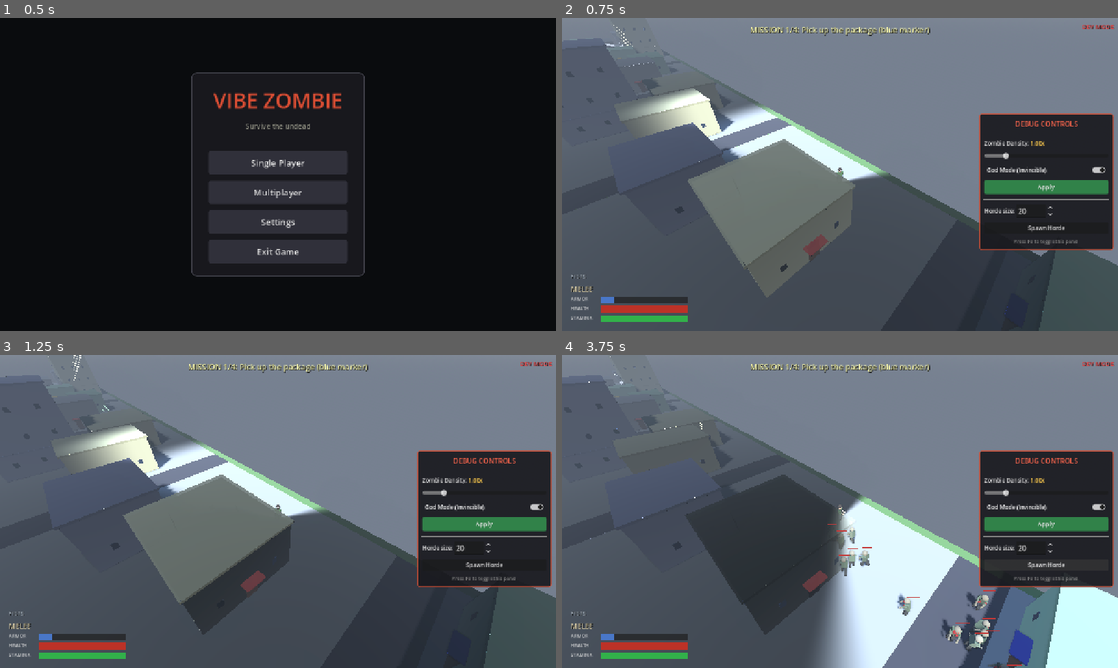
Above: before the commit, frames 1-4 (two rows, left to right).
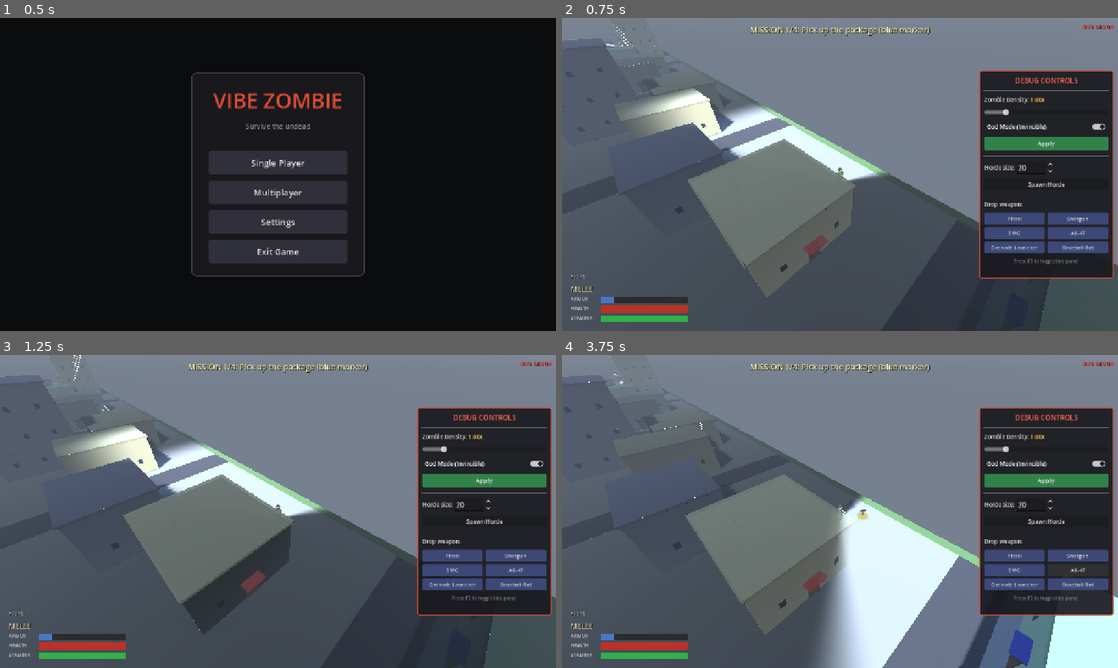
Above: after the commit, the same moments.

Repository: shaoqian2001/vibe-zombie
Game: Godot game, scene res://scenes/TitleMenu.tscn
Two runs of this game, one before a commit and one after it. Both use one fixed random seed, a clock stepped at 60 frames per second and the inputs below.
Inputs (mouse positions are in pixels of both pictures, inside the frame that each line leads up to):
- Up to frame 1 (0.5 s): no input
- Up to frame 2 (0.75 s): click "Single Player" at 0.5 s
- Up to frame 3 (1.25 s): no input
- Up to frame 4 (3.75 s): click (1012, 555) at 1.25 s, where only the run after the commit has a clickable "Pistol"; click (1079, 555) at 2 s, where only the run after the commit has a clickable "Shotgun"; click (1012, 570) at 2.75 s, where only the run after the commit has a clickable "SMG"; click (1079, 570) at 3.5 s, where only the run after the commit has a clickable "AK-47"

Frame 1 is identical in both runs. In frame 2, 11% of the frame differs, in the area x 75-100%, y 16-84%; in frame 3, 11%; in frame 4, 20%, in the area x 22-100%, y 16-100%.

Commit message:
Add AK-47 weapon and debug-panel weapon spawner
- New fully-automatic AK-47: stats in weapon_data, a procedural held model
  (wooden stock/forend, curved banana mag, long barrel), a matching pickup
  model and glow, a rifle hold pose, and a dedicated punchy gunshot sound.
  Added to the world's random pickup pool.
- Debug panel: a 'Drop weapon' button grid (one per weapon). Clicking drops
  that weapon as a pickup just in front of the player to grab and test,
  reusing the existing networked pickup spawn path. Panel height expanded to
  fit the new controls.

https://claude.ai/code/session_011cukiZnHqy28sYRBykR51V

Diff:
--- a/scripts/debug_panel.gd
+++ b/scripts/debug_panel.gd
@@ -7,6 +7,17 @@
 signal density_changed(multiplier: float)
 signal god_mode_changed(enabled: bool)
 signal spawn_horde_requested(count: int)
+signal spawn_weapon_requested(weapon_name: String)
+
+# Weapons offered as one-click spawn buttons (internal name -> button label).
+const SPAWNABLE_WEAPONS := [
+	["pistol", "Pistol"],
+	["shotgun", "Shotgun"],
+	["smg", "SMG"],
+	["ak47", "AK-47"],
+	["grenade_launcher", "Grenade Launcher"],
+	["bat", "Baseball Bat"],
+]
 
 var _panel: PanelContainer
 var _density_slider: HSlider
@@ -44,8 +55,8 @@
 	_panel.anchor_bottom = 0.5
 	_panel.offset_left = -320
 	_panel.offset_right = -10
-	_panel.offset_top = -140
-	_panel.offset_bottom = 140
+	_panel.offset_top = -240
+	_panel.offset_bottom = 240
 
 	var style := StyleBoxFlat.new()
 	style.bg_color = Color(0.1, 0.1, 0.12, 0.92)
@@ -142,6 +153,38 @@
 	spawn_btn.pressed.connect(_on_spawn_horde)
 	vbox.add_child(spawn_btn)
 
+	# Separator
+	var sep3 := HSeparator.new()
+	vbox.add_child(sep3)
+
+	# Weapon spawner — one button per weapon. Clicking drops that weapon as a
+	# pickup next to the player so it can be grabbed and tested immediately.
+	var weapon_label := Label.new()
+	weapon_label.text = "Drop weapon:"
+	weapon_label.add_theme_font_size_override("font_size", 13)
+	weapon_label.add_theme_color_override("font_color", Color(0.85, 0.85, 0.85))
+	vbox.add_child(weapon_label)
+
+	var weapon_grid := GridContainer.new()
+	weapon_grid.columns = 2
+	weapon_grid.add_theme_constant_override("h_separation", 6)
+	weapon_grid.add_theme_constant_override("v_separation", 6)
+	vbox.add_child(weapon_grid)
+
+	var weapon_style := StyleBoxFlat.new()
+	weapon_style.bg_color = Color(0.25, 0.3, 0.5, 0.9)
+	weapon_style.set_corner_radius_all(4)
+	weapon_style.set_content_margin_all(5)
+	for entry in SPAWNABLE_WEAPONS:
+		var weapon_name: String = entry[0]
+		var btn := Button.new()
+		btn.text = entry[1]
+		btn.add_theme_font_size_override("font_size", 12)
+		btn.size_flags_horizontal = Control.SIZE_EXPAND_FILL
+		btn.add_theme_stylebox_override("normal", weapon_style)
+		btn.pressed.connect(_on_spawn_weapon.bind(weapon_name))
+		weapon_grid.add_child(btn)
+
 	# Hint
 	var hint := Label.new()
 	hint.text = "Press F3 to toggle this panel"
@@ -169,3 +212,6 @@
 func _on_spawn_horde() -> void:
 	var count: int = int(_horde_spin.value)
 	spawn_horde_requested.emit(count)
+
+func _on_spawn_weapon(weapon_name: String) -> void:
+	spawn_weapon_requested.emit(weapon_name)
--- a/scripts/main.gd
+++ b/scripts/main.gd
@@ -571,7 +571,7 @@
 	var total := ENEMY_CELL_SIZE * nb
 	var grid_origin := -total * 0.5
 	var placed_positions: Array[Vector3] = []
-	var weapon_types := ["pistol", "shotgun", "smg", "grenade_launcher", "bat"]
+	var weapon_types := ["pistol", "shotgun", "smg", "ak47", "grenade_launcher", "bat"]
 
 	var pickup_count := int(WEAPON_PICKUPS_PER_BLOCK * nb * nb)
 
@@ -771,6 +771,7 @@
 	_debug_panel.density_changed.connect(_on_debug_density_changed)
 	_debug_panel.god_mode_changed.connect(_on_debug_god_mode_changed)
 	_debug_panel.spawn_horde_requested.connect(_on_debug_spawn_horde)
+	_debug_panel.spawn_weapon_requested.connect(_on_debug_spawn_weapon)
 
 func _on_debug_density_changed(multiplier: float) -> void:
 	if _mission_system:
@@ -782,6 +783,26 @@
 func _on_debug_spawn_horde(count: int) -> void:
 	if _mission_system:
 		_mission_system.spawn_horde_at(player.global_position + Vector3(10, 0, 10), count)
+
+## Debug: drop a weapon pickup just in front of the player so it can be grabbed
+## and tested. Reuses the same networked pickup spawn path as world generation.
+func _on_debug_spawn_weapon(weapon_name: String) -> void:
+	if player == null:
+		return
+	# Place it a couple of metres ahead — beyond the pickup's collect radius so
+	# it lands on the ground rather than being auto-collected on spawn.
+	var fwd := player.global_transform.basis.z
+	fwd.y = 0.0
+	if fwd.length() < 0.01:
+		fwd = Vector3.FORWARD
+	var pos := player.global_position + fwd.normalized() * 2.5
+	pos.y = 0.0
+
+	var pickup_id := _next_pickup_id
+	_next_pickup_id += 1
+	if _is_mp:
+		rpc("_remote_spawn_pickup", pickup_id, weapon_name, pos)
+	_remote_spawn_pickup(pickup_id, weapon_name, pos)
 
 # ------------------------------------------------------------------
 # Game Over / Win overlay
--- a/scripts/player.gd
+++ b/scripts/player.gd
@@ -52,6 +52,7 @@
 var _pistol_node: Node3D = null
 var _shotgun_node: Node3D = null
 var _smg_node: Node3D = null
+var _ak47_node: Node3D = null
 var _grenade_launcher_node: Node3D = null
 var _bat_node: Node3D = null
 
@@ -253,6 +254,14 @@
 		"right": { "mode": "ik" },
 		"kick_pitch": 8.0, "kick_elbow": -3.0, "kick_duration": 0.10,
 	},
+	"ak47": {
+		# Rifle carry — same braced left grip / IK right hand as the SMG and
+		# shotgun, but with a slightly stiffer kick to read as a heavier full
+		# auto than the SMG without the shotgun's big shoulder rock.
+		"left":  { "shoulder_pitch": -13.0, "shoulder_yaw":  11.0, "elbow_bend": -95.0, "mode": "braced" },
+		"right": { "mode": "ik" },
+		"kick_pitch": 11.0, "kick_elbow": -4.0, "kick_duration": 0.12,
+	},
 	"shotgun": {
 		# Shoulder-mount but tucked — left grip near the chest with a deep
 		# elbow flex, right hand IK'd onto the forend. Pulling the wrist
@@ -748,11 +757,13 @@
 	_build_pistol()
 	_build_shotgun()
 	_build_smg()
+	_build_ak47()
 	_build_grenade_launcher()
 	_build_bat()
 	_pistol_node.visible = false
 	_shotgun_node.visible = false
 	_smg_node.visible = false
+	_ak47_node.visible = false
 	_grenade_launcher_node.visible = false
 	_bat_node.visible = false
 	# Only the local (input-owning) player needs an aim line.
@@ -836,6 +847,7 @@
 func _gun_sound_name() -> String:
 	match _current_weapon:
 		"smg": return "gun_smg"
+		"ak47": return "gun_ak47"
 		"shotgun": return "gun_shotgun"
 		"grenade_launcher": return "gun_grenade"
 		_: return "gun_pistol"
@@ -979,6 +991,7 @@
 	_pistol_node.visible = (_current_weapon == "pistol")
 	_shotgun_node.visible = (_current_weapon == "shotgun")
 	_smg_node.visible = (_current_weapon == "smg")
+	_ak47_node.visible = (_current_weapon == "ak47")
 	_grenade_launcher_node.visible = (_current_weapon == "grenade_launcher")
 	_bat_node.visible = (_current_weapon == "bat")
 
@@ -1220,6 +1233,88 @@
 	_smg_node.add_child(barrel)
 
 # ------------------------------------------------------------------
+# AK-47 model — longer than the SMG, with a wooden stock/forend, a
+# distinctive curved (banana) magazine and a long barrel.
+# ------------------------------------------------------------------
+
+func _build_ak47() -> void:
+	_ak47_node = Node3D.new()
+	_ak47_node.name = "AK47"
+	_ak47_node.position = Vector3(0.0, 0.07, 0.02)
+	_ak47_node.scale = Vector3.ONE * 1.35
+	_attach_weapon(_ak47_node)
+
+	# Steel receiver
+	var body_mat := StandardMaterial3D.new()
+	body_mat.albedo_color = Color(0.18, 0.18, 0.20, 1)
+	var body_mesh := BoxMesh.new()
+	body_mesh.size = Vector3(0.07, 0.11, 0.34)
+	body_mesh.material = body_mat
+	var body_mi := MeshInstance3D.new()
+	body_mi.mesh = body_mesh
+	body_mi.position = Vector3(0.0, 0.02, 0.04)
+	_ak47_node.add_child(body_mi)
+
+	# Wooden forend (front handguard)
+	var wood_mat := StandardMaterial3D.new()
+	wood_mat.albedo_color = Color(0.42, 0.27, 0.13, 1)
+	var forend_mesh := BoxMesh.new()
+	forend_mesh.size = Vector3(0.07, 0.08, 0.16)
+	forend_mesh.material = wood_mat
+	var forend := MeshInstance3D.new()
+	forend.mesh = forend_mesh
+	forend.position = Vector3(0.0, 0.01, 0.20)
+	_ak47_node.add_child(forend)
+
+	# Wooden stock (rear)
+	var stock_mesh := BoxMesh.new()
+	stock_mesh.size = Vector3(0.06, 0.10, 0.18)
+	stock_mesh.material = wood_mat
+	var stock := MeshInstance3D.new()
+	stock.mesh = stock_mesh
+	stock.position = Vector3(0.0, 0.0, -0.20)
+	_ak47_node.add_child(stock)
+
+	# Pistol grip
+	var grip_mat := StandardMaterial3D.new()
+	grip_mat.albedo_color = Color(0.12, 0.12, 0.12, 1)
+	var grip_mesh := BoxMesh.new()
+	grip_mesh.size = Vector3(0.06, 0.14, 0.07)
+	grip_mesh.material = grip_mat
+	var grip := MeshInstance3D.new()
+	grip.mesh = grip_mesh
+	grip.position = Vector3(0.0, -0.08, -0.06)
+	_ak47_node.add_child(grip)
+
+	# Curved "banana" magazine — three tilted segments stepping forward and
+	# down so the silhouette reads as the AK's signature curve.
+	var mag_mat := StandardMaterial3D.new()
+	mag_mat.albedo_color = Color(0.20, 0.16, 0.10, 1)
+	for i in range(3):
+		var seg_mesh := BoxMesh.new()
+		seg_mesh.size = Vector3(0.05, 0.09, 0.06)
+		seg_mesh.material = mag_mat
+		var seg := MeshInstance3D.new()
+		seg.mesh = seg_mesh
+		seg.position = Vector3(0.0, -0.10 - i * 0.06, 0.06 + i * 0.03)
+		seg.rotation_degrees = Vector3(-18.0 * (i + 1), 0, 0)
+		_ak47_node.add_child(seg)
+
+	# Long barrel
+	var barrel_mat := StandardMaterial3D.new()
+	barrel_mat.albedo_color = Color(0.10, 0.10, 0.10, 1)
+	var barrel_mesh := CylinderMesh.new()
+	barrel_mesh.top_radius = 0.02
+	barrel_mesh.bottom_radius = 0.022
+	barrel_mesh.height = 0.16
+	barrel_mesh.material = barrel_mat
+	var barrel := MeshInstance3D.new()
+	barrel.mesh = barrel_mesh
+	barrel.position = Vector3(0.0, 0.04, 0.34)
+	barrel.rotation_degrees = Vector3(90, 0, 0)
+	_ak47_node.add_child(barrel)
+
+# ------------------------------------------------------------------
 # Grenade Launcher model
 # ------------------------------------------------------------------
 
@@ -1393,6 +1488,7 @@
 		"pistol": weapon_node = _pistol_node
 		"shotgun": weapon_node = _shotgun_node
 		"smg": weapon_node = _smg_node
+		"ak47": weapon_node = _ak47_node
 		"grenade_launcher": weapon_node = _grenade_launcher_node
 		"bat": weapon_node = _bat_node
 
@@ -1404,6 +1500,8 @@
 			return weapon_node.global_transform * Vector3(0.0, 0.02, 0.34)
 		"smg":
 			return weapon_node.global_transform * Vector3(0.0, 0.04, 0.22)
+		"ak47":
+			return weapon_node.global_transform * Vector3(0.0, 0.04, 0.30)
 		"grenade_launcher":
 			return weapon_node.global_transform * Vector3(0.0, 0.04, 0.24)
 		"bat":
@@ -1556,7 +1654,11 @@
 	var hit_mode: String = _weapon_stats.get("hit_mode", "single")
 	# Gunfire sound (melee weapons handle their own whoosh in _melee_strike).
 	if hit_mode != "melee":
-		var gun_vol := -8.0 if _current_weapon == "smg" else -3.0
+		var gun_vol := -3.0
+		if _current_weapon == "smg":
+			gun_vol = -8.0
+		elif _current_weapon == "ak47":
+			gun_vol = -5.0
 		_emit_player_sound(_gun_sound_name(), randf_range(0.95, 1.05), gun_vol)
 	match hit_mode:
 		"pellet":
@@ -2275,6 +2377,7 @@
 		"pistol": return _pistol_node
 		"shotgun": return _shotgun_node
 		"smg": return _smg_node
+		"ak47": return _ak47_node
 		"grenade_launcher": return _grenade_launcher_node
 		"bat": return _bat_node
 	return null
--- a/scripts/sound_manager.gd
+++ b/scripts/sound_manager.gd
@@ -108,6 +108,7 @@
 	# Gunfire — one timbre per weapon class.
 	_cache["gun_pistol"]  = _make_gunshot(0.20, 110.0, 0.70, 42.0, 13.0)
 	_cache["gun_smg"]     = _make_gunshot(0.11, 135.0, 0.62, 60.0, 20.0)
+	_cache["gun_ak47"]    = _make_gunshot(0.17, 95.0,  0.78, 34.0, 13.0)
 	_cache["gun_shotgun"] = _make_gunshot(0.38, 70.0,  0.95, 16.0, 8.5)
 	_cache["gun_grenade"] = _make_gunshot(0.34, 55.0,  0.55, 14.0, 7.0)
 	_cache["dry_fire"]    = _make_dry_fire()
--- a/scripts/weapon_data.gd
+++ b/scripts/weapon_data.gd
@@ -87,6 +87,27 @@
 		# Front of the body where the off-hand wraps the rail.
 		"off_hand_anchor": Vector3(0.0, 0.02, 0.06),
 	},
+	"ak47": {
+		# Fully automatic battle rifle — higher damage and range than the SMG
+		# with a slower cyclic rate and a heavier per-shot kick. Holding the
+		# trigger empties the 30-round mag in a controllable burst.
+		"damage": 12.0,
+		"range": 45.0,
+		"magazine_size": 30,
+		"fire_rate": 8.5,
+		"reload_time": 2.4,
+		"spread": 2.5,
+		"bullet_speed": INF,
+		"tracer_color": Color(1.0, 0.8, 0.35, 0.8),
+		"automatic": true,
+		"hit_mode": "single",
+		"hit_tolerance": 1.0,
+		"knockback": 0.4,
+		"recoil": 0.12,  # per shot — accumulates with sustained fire
+		"two_handed": true,
+		# Off-hand wraps the wooden forend ahead of the magazine.
+		"off_hand_anchor": Vector3(0.0, 0.02, 0.10),
+	},
 	"grenade_launcher": {
 		"damage": 30.0,
 		"range": 25.0,
--- a/scripts/weapon_pickup.gd
+++ b/scripts/weapon_pickup.gd
@@ -87,6 +87,7 @@
 		"pistol": _build_pistol_model()
 		"shotgun": _build_shotgun_model()
 		"smg": _build_smg_model()
+		"ak47": _build_ak47_model()
 		"grenade_launcher": _build_grenade_launcher_model()
 		"bat": _build_bat_model()
 
@@ -191,6 +192,53 @@
 	mag.position = Vector3(0.0, -0.10, 0.06)
 	_model.add_child(mag)
 
+func _build_ak47_model() -> void:
+	var body_mat := StandardMaterial3D.new()
+	body_mat.albedo_color = Color(0.18, 0.18, 0.20, 1)
+	var body_mesh := BoxMesh.new()
+	body_mesh.size = Vector3(0.09, 0.13, 0.40)
+	body_mesh.material = body_mat
+	var body_mi := MeshInstance3D.new()
+	body_mi.mesh = body_mesh
+	body_mi.position = Vector3(0.0, 0.04, 0.04)
+	_model.add_child(body_mi)
+
+	var wood_mat := StandardMaterial3D.new()
+	wood_mat.albedo_color = Color(0.42, 0.27, 0.13, 1)
+	var forend_mesh := BoxMesh.new()
+	forend_mesh.size = Vector3(0.09, 0.09, 0.18)
+	forend_mesh.material = wood_mat
+	var forend := MeshInstance3D.new()
+	forend.mesh = forend_mesh
+	forend.position = Vector3(0.0, 0.02, 0.22)
+	_model.add_child(forend)
+
+	# Curved banana magazine.
+	var mag_mat := StandardMaterial3D.new()
+	mag_mat.albedo_color = Color(0.20, 0.16, 0.10, 1)
+	for i in range(3):
+		var seg_mesh := BoxMesh.new()
+		seg_mesh.size = Vector3(0.06, 0.10, 0.07)
+		seg_mesh.material = mag_mat
+		var seg := MeshInstance3D.new()
+		seg.mesh = seg_mesh
+		seg.position = Vector3(0.0, -0.10 - i * 0.07, 0.06 + i * 0.035)
+		seg.rotation_degrees = Vector3(-18.0 * (i + 1), 0, 0)
+		_model.add_child(seg)
+
+	var barrel_mat := StandardMaterial3D.new()
+	barrel_mat.albedo_color = Color(0.10, 0.10, 0.10, 1)
+	var barrel_mesh := CylinderMesh.new()
+	barrel_mesh.top_radius = 0.025
+	barrel_mesh.bottom_radius = 0.028
+	barrel_mesh.height = 0.20
+	barrel_mesh.material = barrel_mat
+	var barrel := MeshInstance3D.new()
+	barrel.mesh = barrel_mesh
+	barrel.position = Vector3(0.0, 0.05, 0.40)
+	barrel.rotation_degrees = Vector3(90, 0, 0)
+	_model.add_child(barrel)
+
 func _build_grenade_launcher_model() -> void:
 	var body_mat := StandardMaterial3D.new()
 	body_mat.albedo_color = Color(0.28, 0.30, 0.22, 1)
@@ -246,6 +294,7 @@
 		"pistol": Color(0.3, 0.6, 1.0, 0.35),
 		"shotgun": Color(1.0, 0.5, 0.2, 0.35),
 		"smg": Color(0.4, 1.0, 0.4, 0.35),
+		"ak47": Color(1.0, 0.75, 0.2, 0.35),
 		"grenade_launcher": Color(1.0, 0.3, 0.1, 0.35),
 		"bat": Color(0.8, 0.6, 0.2, 0.35),
 	}
